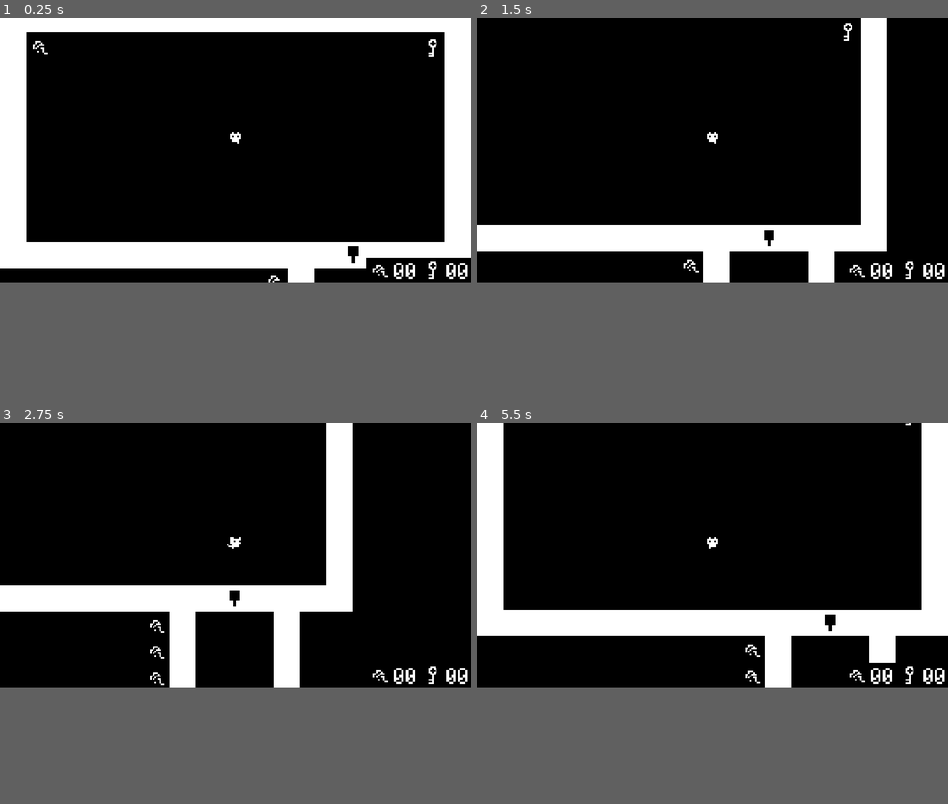
Above: before the commit, frames 1-4 (two rows, left to right).
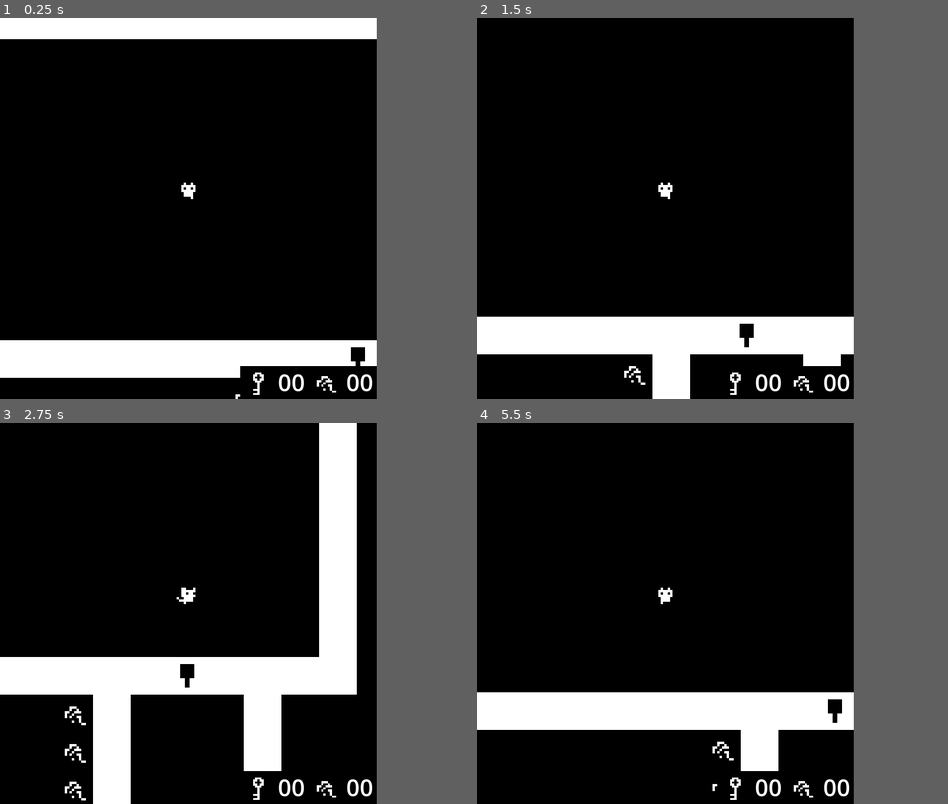
Above: after the commit, the same moments.

Repository: PbBewwy/KittyQuest
Game: Godot game, scene res://scenes/game.tscn
The game is run twice, just before and just after one commit, with the same random seed, the same clock (stepped at 60 frames per second) and the same inputs.
Inputs:
- Up to frame 1 (0.25 s): no input
- Up to frame 2 (1.5 s): tap Enter at 0.5 s; hold D (move_right) 0.53-1.28 s; hold Z (interact) 0.53-1.28 s; hold S (move_down) from 1.28 s (still down); tap Z (interact) at 1.35 s
- Up to frame 3 (2.75 s): release S (move_down) at 2.03 s; hold D (move_right) from 2.03 s (still down); hold Z (interact) from 2.03 s (still down)
- Up to frame 4 (5.5 s): release D (move_right) at 2.78 s; release Z (interact) at 2.78 s; hold W (move_up) 2.78-3.53 s; tap Z (interact) at 2.85, 4.35 s; hold Z (interact) 3.53-4.28 s; hold A (move_left) 3.53-5.03 s; hold S (move_down) from 5.03 s (still down); hold Z (interact) from 5.03 s (still down)
In our replay, the window is 800x450 before the commit and 640x648 after it. These sizes can differ from the game's own. Grey fills any space a smaller window leaves; there, only what the larger window draws over its background counts as a difference.

The runs differ from the first frame. In frame 1, 22% of the frame differs, in the area x 0-100%, y 0-100%; in frame 2, 20%; in frame 3, 19%; in frame 4, 23%, in the area x 0-100%, y 0-99%.

Commit message:
ui development progress (unfinished)

Diff:
--- a/kitty-quest/project.godot
+++ b/kitty-quest/project.godot
@@ -16,6 +16,8 @@
 
 [display]
 
+window/size/viewport_width=640
+window/size/mode=4
 window/stretch/mode="canvas_items"
 window/stretch/aspect="expand"
 
--- a/kitty-quest/scenes/player_cam.tscn
+++ b/kitty-quest/scenes/player_cam.tscn
@@ -5,6 +5,7 @@
 [ext_resource type="Texture2D" uid="uid://dp2gj3xi5piyq" path="res://sprites/key.png" id="2_bro7m"]
 [ext_resource type="FontFile" uid="uid://brbjobyebppsp" path="res://fonts/Minecraft.ttf" id="3_bro7m"]
 [ext_resource type="Texture2D" uid="uid://bmaysjp8jrt7g" path="res://sprites/yarn.png" id="3_vbhnb"]
+[ext_resource type="PackedScene" uid="uid://bbbskyxvkxk3s" path="res://scenes/ui.tscn" id="6_bknpi"]
 
 [node name="Camera2D" type="Camera2D" unique_id=1956626379]
 zoom = Vector2(4, 4)
@@ -13,12 +14,14 @@
 script = ExtResource("1_vbhnb")
 
 [node name="Temptiles" type="Sprite2D" parent="CanvasLayer" unique_id=1853634694]
-position = Vector2(1024, 648)
+visible = false
+position = Vector2(512, 400)
 scale = Vector2(16, 3.75)
 texture = ExtResource("1_cd2hp")
 
 [node name="Key" type="Sprite2D" parent="CanvasLayer" unique_id=1149349758]
-position = Vector2(1056, 616)
+visible = false
+position = Vector2(544, 368)
 scale = Vector2(4.0000024, 3.999999)
 texture = ExtResource("2_bro7m")
 
@@ -35,7 +38,8 @@
 metadata/_edit_use_anchors_ = true
 
 [node name="Yarn" type="Sprite2D" parent="CanvasLayer" unique_id=1822013624]
-position = Vector2(928, 616)
+visible = false
+position = Vector2(416, 368)
 scale = Vector2(3.999997, 4.0000005)
 texture = ExtResource("3_vbhnb")
 
@@ -50,3 +54,5 @@
 horizontal_alignment = 2
 vertical_alignment = 2
 metadata/_edit_use_anchors_ = true
+
+[node name="Control" parent="CanvasLayer" unique_id=612175694 instance=ExtResource("6_bknpi")]
--- /dev/null
+++ b/kitty-quest/scenes/ui.tscn
@@ -0,0 +1,87 @@
+[gd_scene format=3 uid="uid://bbbskyxvkxk3s"]
+
+[ext_resource type="Texture2D" uid="uid://dp2gj3xi5piyq" path="res://sprites/key.png" id="1_x4jx1"]
+[ext_resource type="Texture2D" uid="uid://bmaysjp8jrt7g" path="res://sprites/yarn.png" id="2_yev5y"]
+
+[node name="Control" type="Control" unique_id=612175694]
+layout_mode = 3
+anchors_preset = 15
+anchor_right = 1.0
+anchor_bottom = 1.0
+grow_horizontal = 2
+grow_vertical = 2
+
+[node name="HBoxContainer" type="HBoxContainer" parent="." unique_id=1053072615]
+layout_mode = 1
+anchors_preset = 3
+anchor_left = 1.0
+anchor_top = 1.0
+anchor_right = 1.0
+anchor_bottom = 1.0
+offset_left = -232.0
+offset_top = -56.0
+grow_horizontal = 0
+grow_vertical = 0
+theme_override_constants/separation = 0
+
+[node name="ColorRect3" type="ColorRect" parent="HBoxContainer" unique_id=868542084]
+layout_mode = 2
+size_flags_horizontal = 3
+color = Color(0, 0, 0, 1)
+
+[node name="TextureRect" type="TextureRect" parent="HBoxContainer/ColorRect3" unique_id=978571196]
+layout_mode = 1
+anchors_preset = 15
+anchor_right = 1.0
+anchor_bottom = 1.0
+grow_horizontal = 2
+grow_vertical = 2
+texture = ExtResource("1_x4jx1")
+
+[node name="ColorRect" type="ColorRect" parent="HBoxContainer" unique_id=312067693]
+layout_mode = 2
+size_flags_horizontal = 3
+color = Color(0, 0, 0, 1)
+
+[node name="Label" type="Label" parent="HBoxContainer/ColorRect" unique_id=1140657328]
+layout_mode = 1
+anchors_preset = 15
+anchor_right = 1.0
+anchor_bottom = 1.0
+grow_horizontal = 2
+grow_vertical = 2
+theme_override_font_sizes/font_size = 40
+text = "00"
+horizontal_alignment = 1
+vertical_alignment = 1
+
+[node name="ColorRect4" type="ColorRect" parent="HBoxContainer" unique_id=1186487228]
+layout_mode = 2
+size_flags_horizontal = 3
+color = Color(0, 0, 0, 1)
+
+[node name="TextureRect" type="TextureRect" parent="HBoxContainer/ColorRect4" unique_id=717326824]
+layout_mode = 1
+anchors_preset = 15
+anchor_right = 1.0
+anchor_bottom = 1.0
+grow_horizontal = 2
+grow_vertical = 2
+texture = ExtResource("2_yev5y")
+
+[node name="ColorRect2" type="ColorRect" parent="HBoxContainer" unique_id=1473331974]
+layout_mode = 2
+size_flags_horizontal = 3
+color = Color(0, 0, 0, 1)
+
+[node name="Label" type="Label" parent="HBoxContainer/ColorRect2" unique_id=1430635803]
+layout_mode = 1
+anchors_preset = 15
+anchor_right = 1.0
+anchor_bottom = 1.0
+grow_horizontal = 2
+grow_vertical = 2
+theme_override_font_sizes/font_size = 40
+text = "00"
+horizontal_alignment = 1
+vertical_alignment = 1
